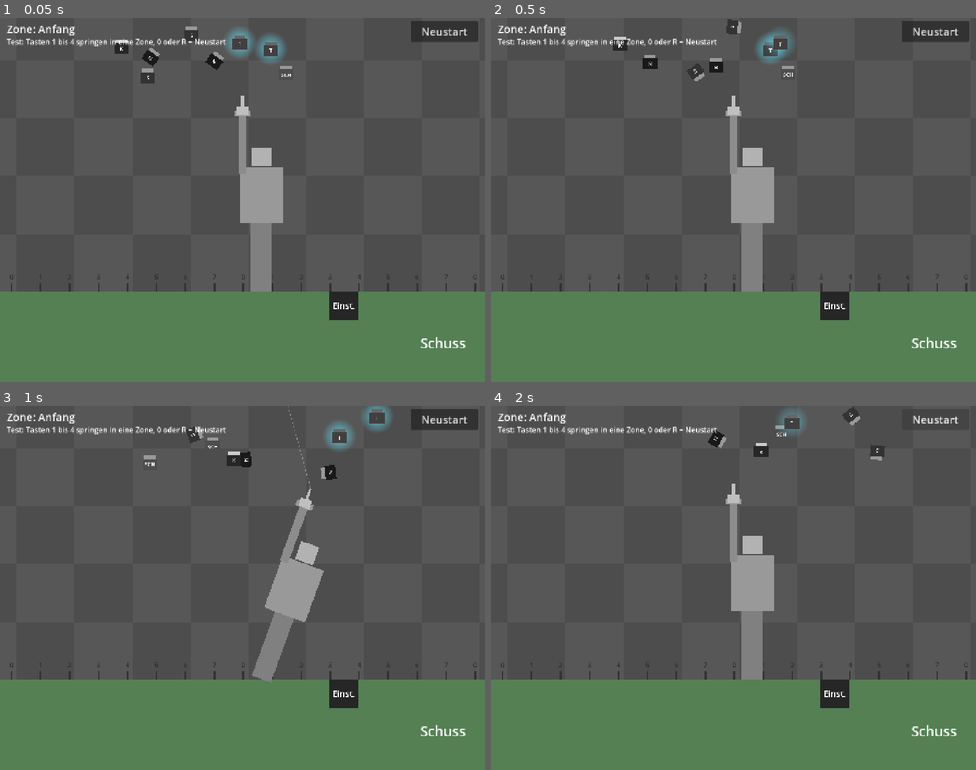
Above: before the commit, frames 1-4 (two rows, left to right).
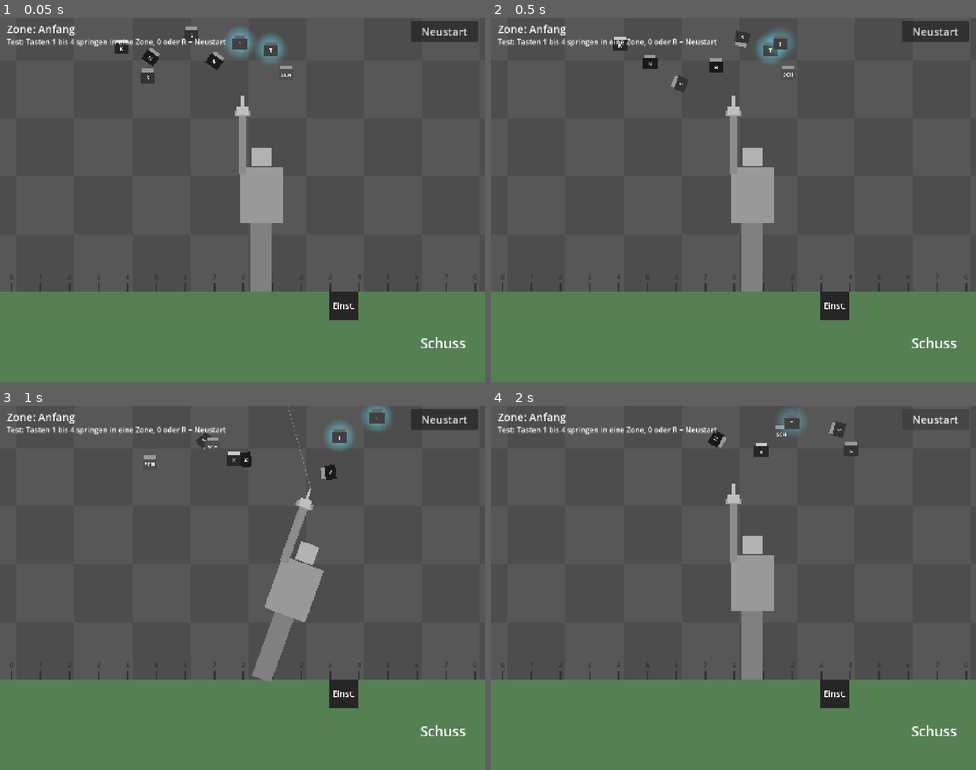
Above: after the commit, the same moments.

Repository: Philipp-Mallmann/fliegen-sind-aliens
Game: Godot game, scene res://szenen/spiel.tscn
Two runs of this game, one before a commit and one after it. Both use one fixed random seed, a clock stepped at 60 frames per second and the inputs below.
Inputs (mouse positions are in pixels of both pictures, inside the frame that each line leads up to):
- Up to frame 1 (0.05 s): no input
- Up to frame 2 (0.5 s): no input
- Up to frame 3 (1 s): tap Enter at 0.5 s; move the mouse to (218, 660) at 0.52 s; hold D (rechts) from 0.53 s (still down); tap R (neustart) at 0.6 s; click (218, 660) at 0.67 s
- Up to frame 4 (2 s): release D (rechts) at 1.25 s; click "Neustart" at 1.25 s

Frame 1 is identical in both runs. In frame 2, 0.4% of the frame differs, in the area x 37-54%, y 0-21%; in frame 3, 0.2%; in frame 4, 0.4%, in the area x 69-82%, y 0-15%.

Commit message:
Spass-Test 20: Teleport-Fliege entkommt beim Flackern und gibt 6, schnelle Fliege wendet doppelt so schnell
Co-Authored-By: Claude Fable 5.2 <noreply@anthropic.com>

Diff:
--- a/skripte/fliege.gd
+++ b/skripte/fliege.gd
@@ -28,6 +28,8 @@
 var richtung: float = 1.0
 # true heisst: Die Fliege haengt an der Nadel und fliegt nicht mehr.
 var gefangen: bool = false
+# true heisst: Die Nadel fliegt gerade durch die Fliege hindurch, man kann sie nicht treffen. Nur die Teleport-Fliege setzt das.
+var entkommt: bool = false
 # In diese Richtung flieht die Fliege aus dem Bild. Vector2.ZERO heisst: Sie flieht nicht. Setzt der Erzeuger.
 var flucht: Vector2 = Vector2.ZERO
 # Die Hoehe, auf der die Fliege zu Hause ist. Um sie herum wippt oder kreist sie.
--- a/skripte/fliege_schnell.gd
+++ b/skripte/fliege_schnell.gd
@@ -1,6 +1,6 @@
 extends "res://skripte/fliege.gd"
 
-# Die schnelle Fliege: fliegt gerade und sehr schnell. Am Ende ihrer Strecke wendet sie in einer Schleife, dort mit ihrem einfachen Tempo.
+# Die schnelle Fliege: fliegt gerade und sehr schnell. Am Ende ihrer Strecke wendet sie in einer Schleife.
 
 # Wie weit die Fliege von ihrer Mitte nach links und nach rechts fliegt, bevor sie wendet, in Pixeln.
 @export var strecke: float = 300.0
@@ -8,6 +8,8 @@
 @export var schleife: float = 60.0
 # Wie viel schneller sie auf dem geraden Stueck fliegt als in der Schleife. 2 heisst: doppelt so schnell.
 @export var faktor_gerade: float = 2.0
+# Wie viel schneller sie die Schleife fliegt als ihr einfaches Tempo. 2 heisst: doppelt so schnell, die Wende dauert halb so lang.
+@export var faktor_schleife: float = 2.0
 
 # Wie weit sie in der Schleife insgesamt lenkt, im Bogenmass:
 # erst ein Sechstel Kreis nach oben, dann fuenf Sechstel Kreis nach unten herum, dann wieder ein Sechstel nach oben.
@@ -36,8 +38,8 @@
 			wendet = true
 			gelenkt = 0.0
 		return
-	position += Vector2.from_angle(winkel) * tempo * delta
-	var schritt: float = tempo / schleife * delta
+	position += Vector2.from_angle(winkel) * tempo * faktor_schleife * delta
+	var schritt: float = tempo * faktor_schleife / schleife * delta
 	gelenkt += schritt
 	if gelenkt < ERSTES_STUECK or gelenkt > TAU:
 		winkel -= schritt * richtung
--- a/skripte/fliege_teleport.gd
+++ b/skripte/fliege_teleport.gd
@@ -1,6 +1,7 @@
 extends "res://skripte/fliege.gd"
 
 # Die Teleport-Fliege: fliegt hin und her. Kommt die Kanone unter sie, flackert sie kurz und springt zur Seite.
+# Sobald sie flackert, ist sie schon entkommen: Die Nadel fliegt durch sie hindurch. Das Flackern ist nur zum Ansehen.
 # Das kann sie ein paarmal hintereinander, dann muss sie sich erholen. In dieser Pause kann man sie fangen.
 # Wie viele Spruenge sie noch hat, sieht man am Schimmer um sie herum und hoert man an ihrem Summen:
 # Mit jedem Sprung wird der Schimmer schwaecher und das Summen tiefer.
@@ -65,6 +66,7 @@
 		return
 	if absf(position.x - kanone.position.x) < ausloese_weite:
 		flackert_noch = flacker_zeit
+		entkommt = true
 
 
 func springen() -> void:
@@ -74,6 +76,7 @@
 	position.x += weit
 	mitte_x += weit
 	modulate.a = 1.0
+	entkommt = false
 	uebrig -= 1
 	if uebrig == 0:
 		erholt_in = erholzeit
--- a/skripte/nadel.gd
+++ b/skripte/nadel.gd
@@ -54,7 +54,7 @@
 
 
 func trifft(kandidat: Node2D, nur_darueber: bool) -> bool:
-	if kandidat.gefangen:
+	if kandidat.gefangen or kandidat.entkommt:
 		return false
 	if kandidat.leben > 1 and not aufgespiesste.is_empty():
 		return false
--- a/szenen/fliege_teleport.tscn
+++ b/szenen/fliege_teleport.tscn
@@ -19,7 +19,7 @@
 script = ExtResource("1_fliege")
 tempo_langsam = 100.0
 tempo_schnell = 180.0
-flugkraft = 7
+flugkraft = 6
 
 [node name="Schimmer" type="Sprite2D" parent="."]
 texture = SubResource("GradientTexture2D_schimmer")
Not shown, changed: ERKLAERUNG.md
